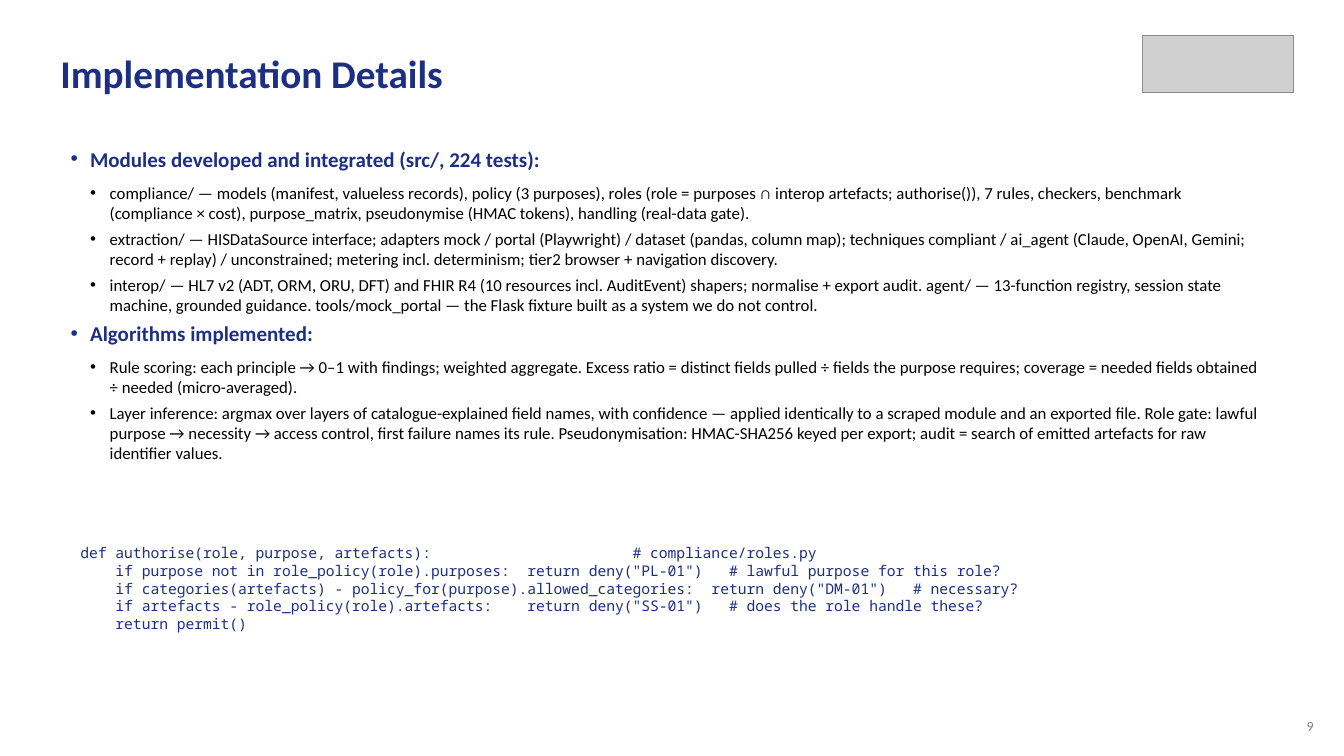
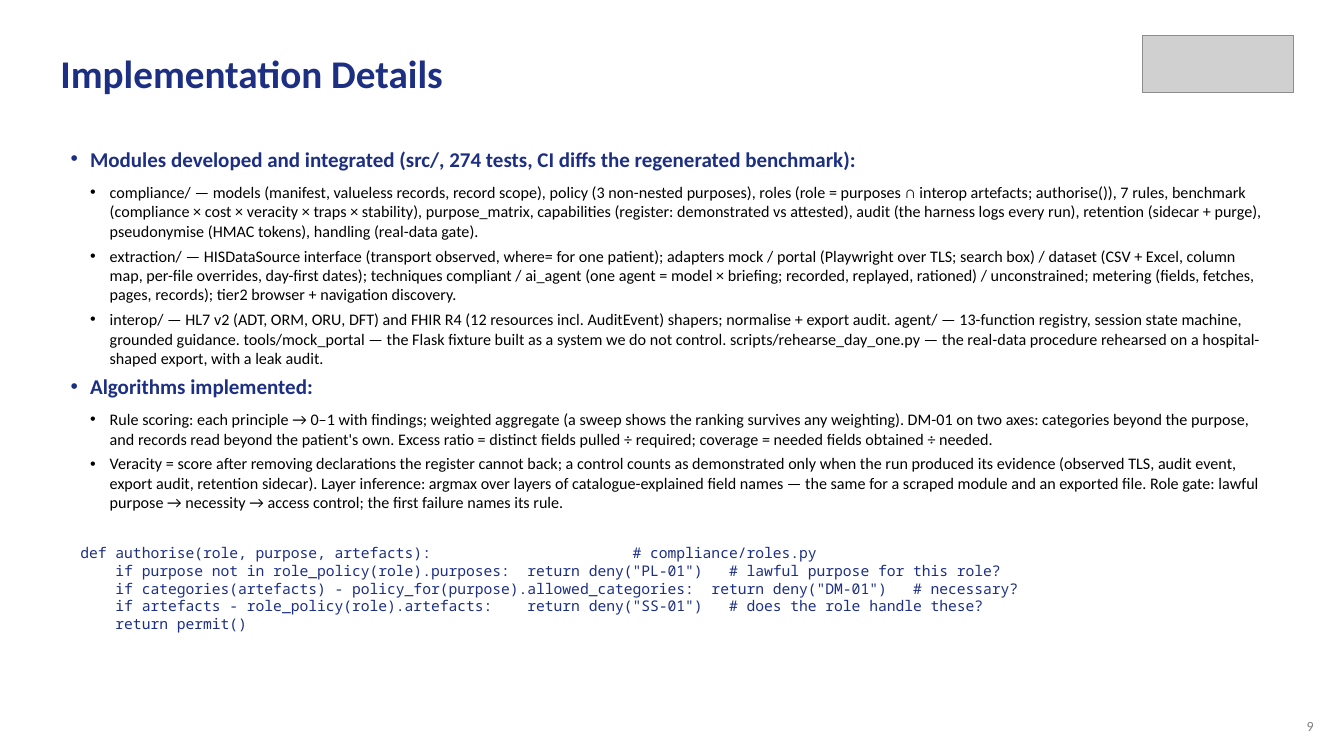
Before and after one commit to aysk1209/his-scraping-dpdp-project, a slide deck: slide 9 of Review-II.pptx. Drawn at 1344x756 pixels with LibreOffice and Linux fonts; fonts in the diff are those of the drawing; grey boxes stand for pictures. Boxes give left, top, right and bottom in pixels: in the first picture for what was removed or moved away, otherwise in the second. Text is boxed around its words. In the diff, an @@ line names an element or a change of style, - is before the commit and + after.

```diff
--- a/Review-II.pptx
+++ b/Review-II.pptx
@@ text at (90,151,1262,367): text changed; size 12 to 11.5 pt @@
-• Modules developed and integrated (src/, 224 tests):
-  • compliance/ — models (manifest, valueless records), policy (3 purposes), roles (role = purposes ∩ interop artefacts; authorise()), 7 rules, checkers, benchmark (compliance × cost), purpose_matrix, pseudonymise (HMAC tokens), handling (real-data gate).
-  • extraction/ — HISDataSource interface; adapters mock / portal (Playwright) / dataset (pandas, column map); techniques compliant / ai_agent (Claude, OpenAI, Gemini; record + replay) / unconstrained; metering incl. determinism; tier2 browser + navigation discovery.
-  • interop/ — HL7 v2 (ADT, ORM, ORU, DFT) and FHIR R4 (10 resources incl. AuditEvent) shapers; normalise + export audit. agent/ — 13-function registry, session state machine, grounded guidance. tools/mock_portal — the Flask fixture built as a system we do not control.
+• Modules developed and integrated (src/, 274 tests, CI diffs the regenerated benchmark):
+  • compliance/ — models (manifest, valueless records, record scope), policy (3 non-nested purposes), roles (role = purposes ∩ interop artefacts; authorise()), 7 rules, benchmark (compliance × cost × veracity × traps × stability), purpose_matrix, capabilities (register: demonstrated vs attested), audit (the harness logs every run), retention (sidecar + purge), pseudonymise (HMAC tokens), handling (real-data gate).
+  • extraction/ — HISDataSource interface (transport observed, where= for one patient); adapters mock / portal (Playwright over TLS; search box) / dataset (CSV + Excel, column map, per-file overrides, day-first dates); techniques compliant / ai_agent (one agent = model × briefing; recorded, replayed, rationed) / unconstrained; metering (fields, fetches, pages, records); tier2 browser + navigation discovery.
+  • interop/ — HL7 v2 (ADT, ORM, ORU, DFT) and FHIR R4 (12 resources incl. AuditEvent) shapers; normalise + export audit. agent/ — 13-function registry, session state machine, grounded guidance. tools/mock_portal — the Flask fixture built as a system we do not control. scripts/rehearse_day_one.py — the real-data procedure rehearsed on a hospital-shaped export, with a leak audit.
@@ text at (110,413,1258,511): text changed; size 12 to 11.5 pt @@
-  • Rule scoring: each principle → 0–1 with findings; weighted aggregate. Excess ratio = distinct fields pulled ÷ fields the purpose requires; coverage = needed fields obtained ÷ needed (micro-averaged).
-  • Layer inference: argmax over layers of catalogue-explained field names, with confidence — applied identically to a scraped module and an exported file. Role gate: lawful purpose → necessity → access control, first failure names its rule. Pseudonymisation: HMAC-SHA256 keyed per export; audit = search of emitted artefacts for raw identifier values.
+  • Rule scoring: each principle → 0–1 with findings; weighted aggregate (a sweep shows the ranking survives any weighting). DM-01 on two axes: categories beyond the purpose, and records read beyond the patient's own. Excess ratio = distinct fields pulled ÷ required; coverage = needed fields obtained ÷ needed.
+  • Veracity = score after removing declarations the register cannot back; a control counts as demonstrated only when the run produced its evidence (observed TLS, audit event, export audit, retention sidecar). Layer inference: argmax over layers of catalogue-explained field names — the same for a scraped module and an exported file. Role gate: lawful purpose → necessity → access control; the first failure names its rule.
```
Also in this commit, not shown: 7 other slides changed, 1 slide added, 4 other files.
